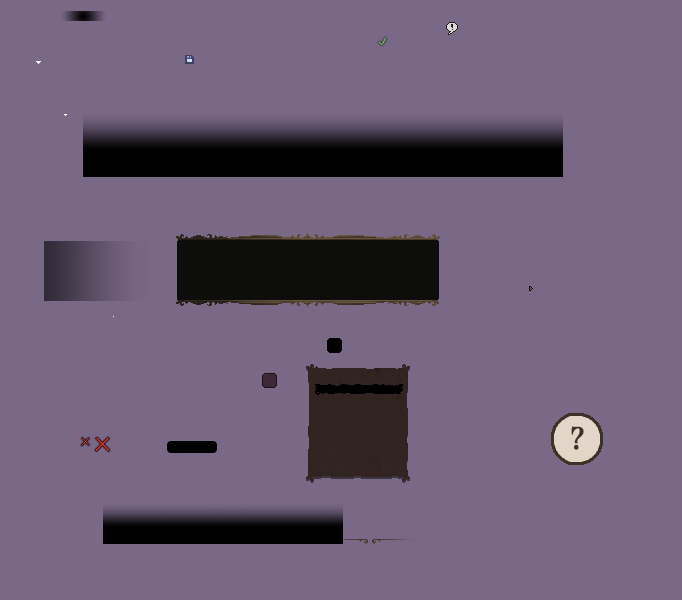
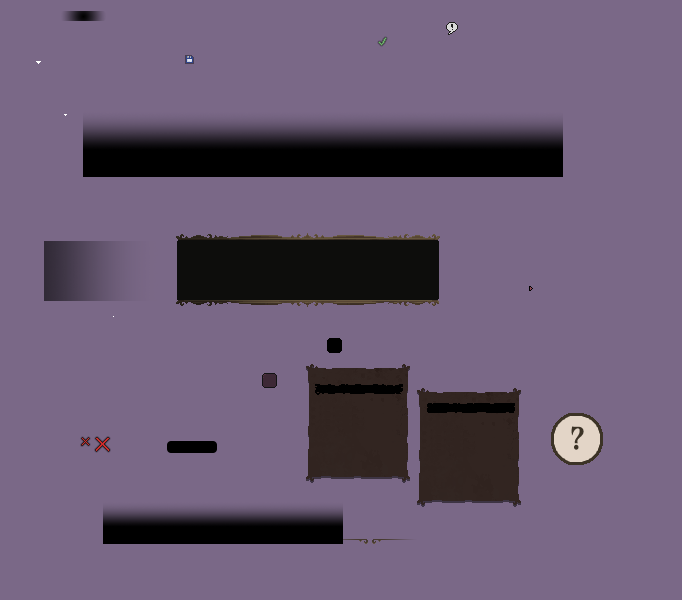
Layered file, before and after one edit (682x600). Changes by layer:
added layer "CharacterSheetStatContainer.png" above "ItemMenuContainerSelection.png" over [427, 403, 515, 413]
added layer "CharacterSheetContainer.png" above "ItemMenuContainer.png" over [417, 388, 521, 505]
